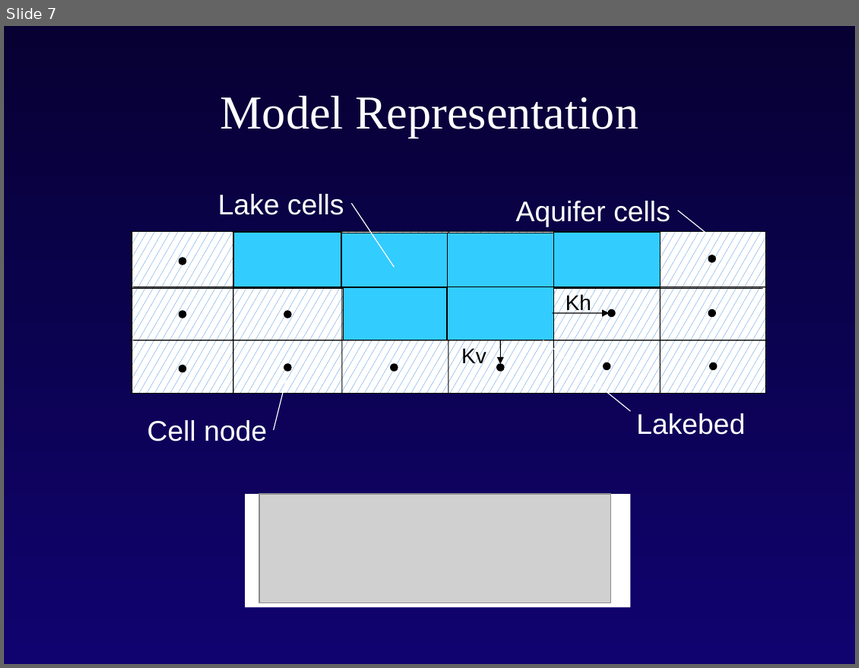
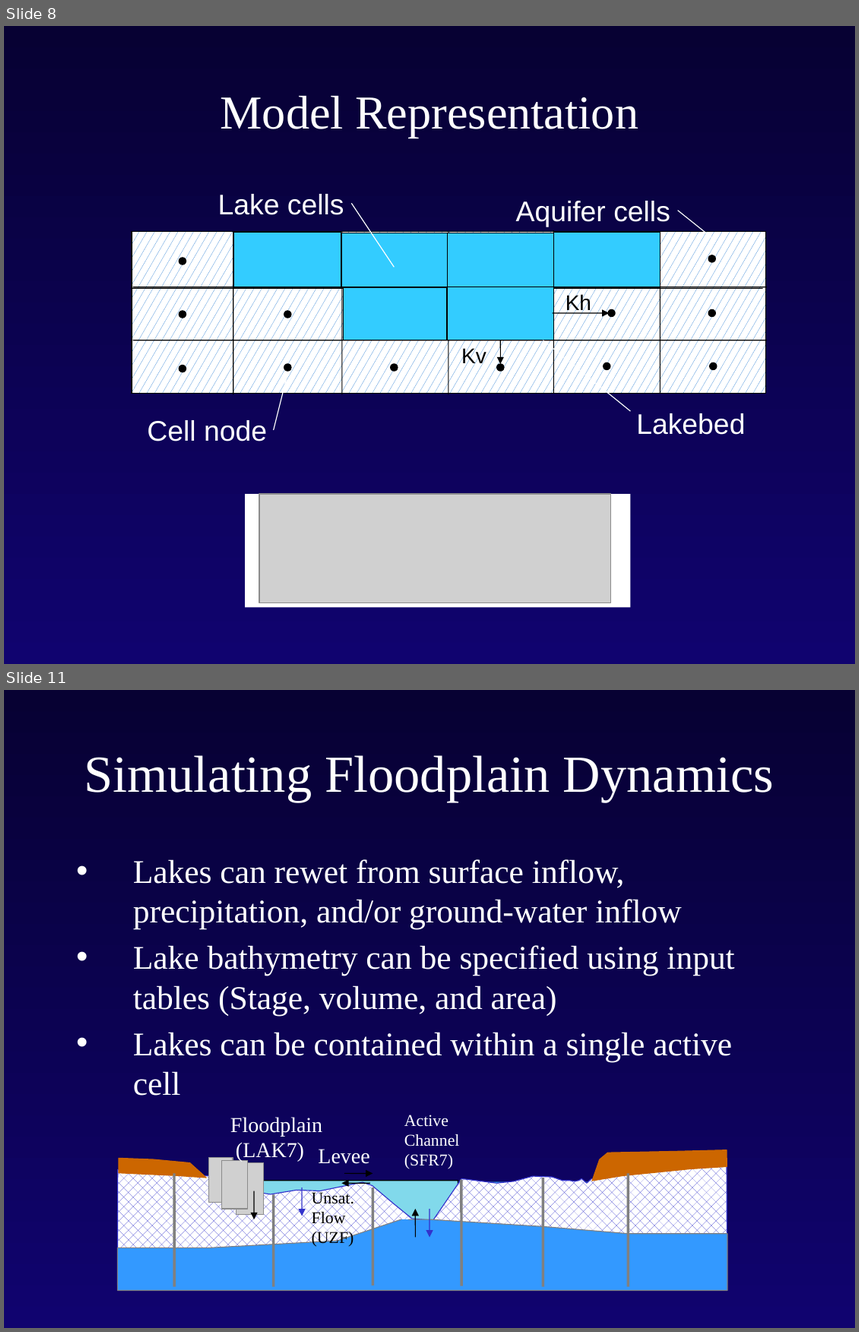
Before and after one commit to rniswon/gsflowID2447_classrepo, a slide deck: presentations/Niswonger/Intro_modflow_E.pptx. Shown one above the other, each under a label of ours: slide 7 before the commit, slides 8 and 11 after it; the slides between them are not shown. The pictures are 859x668 and 859x1332 pixels, drawn with LibreOffice and Linux fonts; fonts in the diff are those of the drawing; grey boxes stand for pictures; background and template pictures are left out. Boxes give left, top, right and bottom in pixels: in the first picture for what was removed or moved away, otherwise in the second. Text is boxed around its words. In the diff, an @@ line names an element or a change of style, - is before the commit and + after.

```diff
--- a/presentations/Niswonger/Intro_modflow_E.pptx
+++ b/presentations/Niswonger/Intro_modflow_E.pptx
@@ slide 11 added at box(4, 690, 855, 1328), background gradient #070133 to #10036F @@
@@ title added at box(84, 755, 774, 802), 44 pt, text #FFFFFF @@
+Simulating Floodplain Dynamics
@@ text added at box(133, 859, 734, 1062), 28 pt, text #FFFFFF @@
+• Lakes can rewet from surface inflow, precipitation, and/or ground-water inflow
+• Lake bathymetry can be specified using input tables (Stage, volume, and area)
+• Lakes can be contained within a single active cell
@@ text added at box(230, 1117, 322, 1162), 18 pt, text #FFFFFF @@
+Floodplain
+(LAK7)
@@ text added at box(405, 1115, 460, 1170), 14 pt, text #FFFFFF @@
+Active
+Channel
+(SFR7)
@@ freeform shape added at box(117, 1166, 727, 1285), fill pattern #3333CC on #FFFFFF, outline #3333CC 0.75 pt @@
@@ freeform shape added at box(119, 1158, 207, 1178), fill #CC6600, outline #CC6600 0.75 pt @@
@@ picture added at box(208, 1157, 232, 1202) @@
@@ freeform shape added at box(212, 1167, 609, 1245), fill #33CCFF, outline #33CCFF 0.75 pt @@
@@ picture added at box(222, 1160, 247, 1209) @@
@@ picture added at box(237, 1163, 264, 1215) @@
@@ text added at box(318, 1149, 370, 1164), 18 pt, text #FFFFFF @@
+Levee
@@ freeform shape added at box(592, 1151, 727, 1181), fill #CC6600, outline #CC6600 0.75 pt @@
@@ line added from (174, 1173) to (174, 1287), #808080 2.25 pt @@
@@ freeform shape added at box(217, 1181, 458, 1230), fill #81D9EB, outline #000000 0.75 pt @@
@@ arrow added from (302, 1188) to (302, 1216), #3333CC 0.75 pt @@
@@ text added at box(312, 1191, 354, 1247), 14 pt, text #000000 @@
+Unsat.
+Flow
+(UZF)
@@ arrow added from (370, 1184) to (342, 1184), #000000 0.75 pt @@
@@ arrow added from (344, 1173) to (373, 1173), #000000 0.75 pt @@
@@ line added from (373, 1188) to (373, 1286), #808080 2.25 pt @@
@@ line added from (462, 1180) to (462, 1287), #808080 2.25 pt @@
@@ line added from (543, 1178) to (543, 1287), #808080 2.25 pt @@
@@ line added from (628, 1173) to (628, 1287), #808080 2.25 pt @@
@@ arrow added from (254, 1192) to (254, 1220), #000000 0.75 pt @@
@@ line added from (274, 1195) to (274, 1287), #808080 2.25 pt @@
@@ arrow added from (415, 1237) to (415, 1209), #000000 0.75 pt @@
@@ arrow added from (430, 1209) to (430, 1237), #3333CC 0.75 pt @@
@@ freeform shape added at box(117, 1220, 728, 1290), fill #3399FF, outline #808080 0.75 pt @@
@@ what was slide 7 is now slide 8 @@
```
Also in this commit, not shown: 1 slide changed, 5 other slides added, 2 slides removed.
